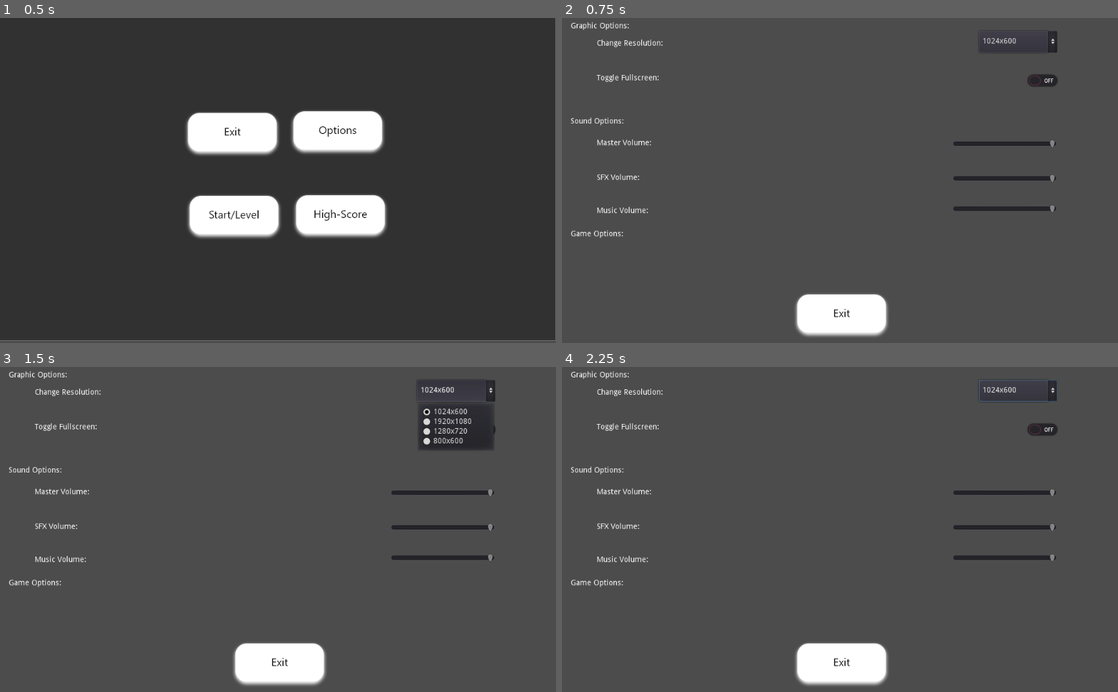
Above: before the commit, frames 1-4 (two rows, left to right).
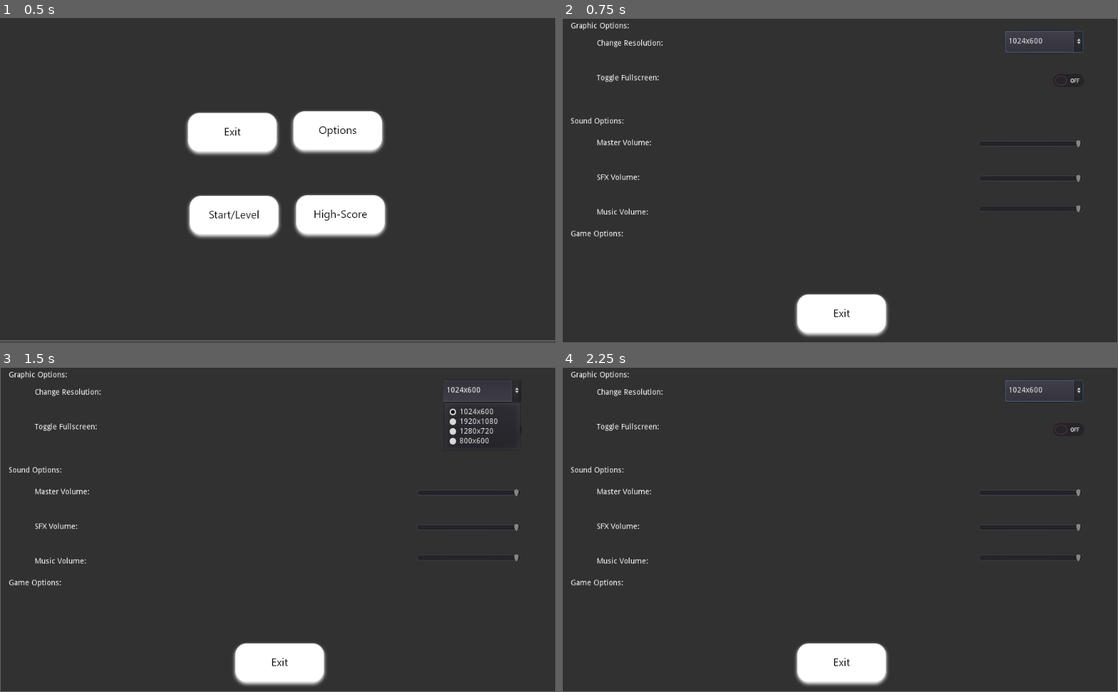
Above: after the commit, the same moments.

Repository: INF19IT2/2d-Jump-n-Run-SE
Game: Godot game, scene res://Scenes/MainScene/MainScene.tscn
The game is run twice, just before and just after one commit, with the same random seed, the same clock (stepped at 60 frames per second) and the same inputs.
Inputs (mouse positions are in pixels of both pictures, inside the frame that each line leads up to; where the layout moved, square brackets give the same spot in the first picture):
- Up to frame 1 (0.5 s): no input
- Up to frame 2 (0.75 s): click (901, 131) at 0.5 s
- Up to frame 3 (1.5 s): click "1024x600" at 1.25 s
- Up to frame 4 (2.25 s): click (890, 666) [840, 666] at 2 s

Frame 1 is identical in both runs. In frame 2, 95% of the frame differs, in the area x 0-100%, y 0-100%; in frame 3, 93%; in frame 4, 95%.

Commit message:
Reworked option menu as Popup

Diff:
--- a/2d-Jump-n-Run-SE/Scenes/MainScene/MainScene.tscn
+++ b/2d-Jump-n-Run-SE/Scenes/MainScene/MainScene.tscn
@@ -6,6 +6,7 @@
 [ext_resource path="res://imagesFiles/Main_Scene/Options_Button.png" type="Texture" id=4]
 [ext_resource path="res://imagesFiles/Main_Scene/StartLevel_Button.png" type="Texture" id=5]
 [ext_resource path="res://Scripts/MainScene_Interaction/MainScene.gd" type="Script" id=6]
+[ext_resource path="res://Scenes/Options/OptionsMenu.tscn" type="PackedScene" id=7]
 
 [node name="MainScene" type="TextureRect"]
 margin_left = -1.26001
@@ -48,6 +49,8 @@
 "_edit_use_anchors_": false
 }
 
+[node name="Options" parent="OptionsButton" instance=ExtResource( 7 )]
+
 [node name="StartLevelButton" type="TextureButton" parent="."]
 margin_left = 341.438
 margin_top = 326.319
--- a/2d-Jump-n-Run-SE/Scenes/Options/OptionsMenu.tscn
+++ b/2d-Jump-n-Run-SE/Scenes/Options/OptionsMenu.tscn
@@ -1,31 +1,41 @@
-[gd_scene load_steps=3 format=2]
+[gd_scene load_steps=4 format=2]
 
 [ext_resource path="res://Scripts/Options/Options.gd" type="Script" id=1]
 [ext_resource path="res://imagesFiles/Main_Scene/Exit_Button.png" type="Texture" id=2]
-
-[node name="Options" type="TextureRect"]
+[ext_resource path="res://imagesFiles/Main_Scene/grey_background.png" type="Texture" id=3]
+
+[node name="Options" type="Popup"]
 anchor_right = 1.0
 margin_bottom = 600.0
+grow_horizontal = 2
+grow_vertical = 2
 script = ExtResource( 1 )
-__meta__ = {
-"_edit_use_anchors_": false
-}
-
-[node name="GraphicOptions" type="Control" parent="."]
+
+[node name="OptionsBackground" type="TextureRect" parent="."]
+anchor_right = 1.001
+anchor_bottom = 1.0
+margin_right = -1.02405
+texture = ExtResource( 3 )
+expand = true
+__meta__ = {
+"_edit_use_anchors_": false
+}
+
+[node name="GraphicOptions" type="Control" parent="OptionsBackground"]
 anchor_top = -0.013
 anchor_right = 1.0
 margin_top = 7.8
 margin_bottom = 184.0
 
-[node name="ResolutionOptions" type="OptionButton" parent="GraphicOptions"]
-anchor_left = 0.754
+[node name="ResolutionOptions" type="OptionButton" parent="OptionsBackground/GraphicOptions"]
+anchor_left = 0.797
 anchor_top = 0.13
-anchor_right = 0.895
+anchor_right = 0.937
 anchor_bottom = 0.348
-margin_left = -4.09601
-margin_top = 0.079998
-margin_right = -4.48004
-margin_bottom = -0.0320053
+margin_left = -0.128052
+margin_top = 0.0800018
+margin_right = 0.511963
+margin_bottom = -0.0320091
 text = "CurrentResolution"
 items = [ "CurrentResolution", null, false, 0, null, "1920x1080", null, false, 1, null, "1280x720", null, false, 2, null, "800x600", null, false, 3, null ]
 selected = 0
@@ -33,45 +43,46 @@
 "_edit_use_anchors_": false
 }
 
-[node name="ResolutionLabel" type="Label" parent="GraphicOptions/ResolutionOptions"]
-anchor_left = -4.889
+[node name="ResolutionLabel" type="Label" parent="OptionsBackground/GraphicOptions/ResolutionOptions"]
+anchor_left = -5.222
 anchor_top = 0.4
-anchor_right = -4.042
+anchor_right = -4.375
 anchor_bottom = 0.8
-margin_left = 0.0160522
-margin_right = 0.0480347
+margin_left = -0.0320435
+margin_top = 9.53674e-07
+margin_right = -6.10352e-05
 margin_bottom = 1.0
 text = "Change Resolution:"
 __meta__ = {
 "_edit_use_anchors_": false
 }
 
-[node name="CheckButton" type="CheckButton" parent="GraphicOptions"]
-anchor_left = 0.828
+[node name="CheckButton" type="CheckButton" parent="OptionsBackground/GraphicOptions"]
+anchor_left = 0.875
 anchor_top = 0.522
-anchor_right = 0.902
+anchor_right = 0.949
 anchor_bottom = 0.739
-margin_left = 0.128052
+margin_left = -6.10352e-05
 margin_top = -0.0480042
-margin_right = 0.352051
+margin_right = 0.223938
 margin_bottom = 0.0240021
 __meta__ = {
 "_edit_use_anchors_": false
 }
 
-[node name="FullscreenLabel" type="Label" parent="GraphicOptions/CheckButton"]
-anchor_left = -10.316
+[node name="FullscreenLabel" type="Label" parent="OptionsBackground/GraphicOptions/CheckButton"]
+anchor_left = -10.947
 anchor_top = 0.2
-anchor_right = -8.803
+anchor_right = -9.434
 anchor_bottom = 0.6
-margin_left = 0.0160522
-margin_right = 0.0280151
+margin_left = -0.0280151
+margin_right = -0.0160522
 text = "Toggle Fullscreen:"
 __meta__ = {
 "_edit_use_anchors_": false
 }
 
-[node name="Label" type="RichTextLabel" parent="GraphicOptions"]
+[node name="Label" type="RichTextLabel" parent="OptionsBackground/GraphicOptions"]
 margin_left = 16.0
 margin_top = 8.0
 margin_right = 144.0
@@ -80,7 +91,7 @@
 bbcode_text = "[b]Graphic Options:[/b]"
 text = "Graphic Options:"
 
-[node name="SoundOptions" type="Control" parent="."]
+[node name="SoundOptions" type="Control" parent="OptionsBackground"]
 anchor_top = 0.307
 anchor_right = 1.0
 anchor_bottom = 0.307
@@ -90,7 +101,7 @@
 "_edit_use_anchors_": false
 }
 
-[node name="SoundOptions" type="RichTextLabel" parent="SoundOptions"]
+[node name="SoundOptions" type="RichTextLabel" parent="OptionsBackground/SoundOptions"]
 margin_left = 16.0
 margin_right = 160.0
 margin_bottom = 40.0
@@ -98,78 +109,78 @@
 bbcode_text = "[b]Sound Options:[/b]"
 text = "Sound Options:"
 
-[node name="MasterSlider" type="HSlider" parent="SoundOptions"]
-anchor_left = 0.703
+[node name="MasterSlider" type="HSlider" parent="OptionsBackground/SoundOptions"]
+anchor_left = 0.75
 anchor_top = 0.2
-anchor_right = 0.891
+anchor_right = 0.937
 anchor_bottom = 0.28
-margin_left = 0.128052
-margin_top = 3.8147e-06
-margin_right = -0.383972
-margin_bottom = 7.62939e-06
+margin_left = -0.00012207
+margin_top = -7.62939e-06
+margin_right = 0.511841
+margin_bottom = -3.8147e-06
 value = 100.0
 
-[node name="MasterLabel" type="Label" parent="SoundOptions/MasterSlider"]
-anchor_left = -3.417
-anchor_right = -2.833
+[node name="MasterLabel" type="Label" parent="OptionsBackground/SoundOptions/MasterSlider"]
+anchor_left = -3.667
+anchor_right = -3.083
 anchor_bottom = 0.875
-margin_left = 0.0639648
+margin_left = 0.0638428
 margin_top = 5.72205e-06
-margin_right = -0.0640259
+margin_right = -0.0640869
 margin_bottom = 4.76837e-06
 text = "Master Volume:"
 
-[node name="SFXSlider" type="HSlider" parent="SoundOptions"]
-anchor_left = 0.703
+[node name="SFXSlider" type="HSlider" parent="OptionsBackground/SoundOptions"]
+anchor_left = 0.75
 anchor_top = 0.52
-anchor_right = 0.891
+anchor_right = 0.937
 anchor_bottom = 0.6
-margin_left = 0.127991
-margin_top = 7.62939e-06
-margin_right = -0.384033
-margin_bottom = 1.52588e-05
+margin_left = -6.10352e-05
+margin_top = -2.28882e-05
+margin_right = 0.511902
+margin_bottom = -7.62939e-06
 value = 100.0
 __meta__ = {
 "_edit_use_anchors_": false
 }
 
-[node name="SFXLabel" type="Label" parent="SoundOptions/SFXSlider"]
-anchor_left = -3.417
-anchor_right = -2.833
+[node name="SFXLabel" type="Label" parent="OptionsBackground/SoundOptions/SFXSlider"]
+anchor_left = -3.667
+anchor_right = -3.083
 anchor_bottom = 0.875
-margin_left = 0.0643311
-margin_right = -0.0636597
+margin_left = 0.0637207
+margin_right = -0.064209
 text = "SFX Volume:"
 
-[node name="MusicSlider" type="HSlider" parent="SoundOptions"]
-anchor_left = 0.703
+[node name="MusicSlider" type="HSlider" parent="OptionsBackground/SoundOptions"]
+anchor_left = 0.75
 anchor_top = 0.8
-anchor_right = 0.891
+anchor_right = 0.937
 anchor_bottom = 0.88
-margin_left = 0.127991
-margin_top = 1.52588e-05
-margin_right = -0.384033
-margin_bottom = 1.52588e-05
+margin_left = -6.10352e-05
+margin_top = -4.57764e-05
+margin_right = 0.511902
+margin_bottom = -4.57764e-05
 value = 100.0
 __meta__ = {
 "_edit_use_anchors_": false
 }
 
-[node name="MusicLabel" type="Label" parent="SoundOptions/MusicSlider"]
-anchor_left = -3.417
-anchor_top = 0.333
-anchor_right = -2.833
+[node name="MusicLabel" type="Label" parent="OptionsBackground/SoundOptions/MusicSlider"]
+anchor_left = -3.667
+anchor_top = 0.5
+anchor_right = -3.083
 anchor_bottom = 1.209
-margin_left = 0.0640259
-margin_top = 0.0159388
-margin_right = -0.0639648
-margin_bottom = -9.34406
+margin_left = 0.0637817
+margin_top = 5.72205e-06
+margin_right = -0.0641479
+margin_bottom = 2.65601
 text = "Music Volume:"
 __meta__ = {
 "_edit_use_anchors_": false
 }
 
-[node name="GameOptions" type="Control" parent="."]
+[node name="GameOptions" type="Control" parent="OptionsBackground"]
 anchor_top = 0.653
 anchor_right = 1.0
 anchor_bottom = 0.653
@@ -179,7 +190,7 @@
 "_edit_use_anchors_": false
 }
 
-[node name="GameOptions" type="RichTextLabel" parent="GameOptions"]
+[node name="GameOptions" type="RichTextLabel" parent="OptionsBackground/GameOptions"]
 anchor_left = 0.016
 anchor_right = 0.203
 anchor_bottom = 0.105
@@ -189,16 +200,16 @@
 margin_bottom = 0.0400286
 text = "Game Options:"
 
-[node name="TextureButton" type="TextureButton" parent="."]
+[node name="TextureButton" type="TextureButton" parent="OptionsBackground"]
 anchor_left = 0.414
 anchor_top = 0.84
 anchor_right = 0.592
 anchor_bottom = 0.84
-margin_left = 0.0639648
+margin_left = -0.350037
 margin_top = -3.05176e-05
-margin_right = -0.208008
-margin_bottom = 90.0
+margin_right = 174.53
+margin_bottom = 90.0001
 texture_normal = ExtResource( 2 )
-[connection signal="item_selected" from="GraphicOptions/ResolutionOptions" to="." method="_on_ResolutionOptions_item_selected"]
-[connection signal="toggled" from="GraphicOptions/CheckButton" to="." method="_on_CheckButton_toggled"]
-[connection signal="pressed" from="TextureButton" to="." method="_on_TextureButton_pressed"]
+[connection signal="item_selected" from="OptionsBackground/GraphicOptions/ResolutionOptions" to="." method="_on_ResolutionOptions_item_selected"]
+[connection signal="toggled" from="OptionsBackground/GraphicOptions/CheckButton" to="." method="_on_CheckButton_toggled"]
+[connection signal="pressed" from="OptionsBackground/TextureButton" to="." method="_on_TextureButton_pressed"]
--- a/2d-Jump-n-Run-SE/Scenes/PauseMenu/PaueMenu.tscn
+++ b/2d-Jump-n-Run-SE/Scenes/PauseMenu/PaueMenu.tscn
@@ -1,7 +1,8 @@
-[gd_scene load_steps=3 format=2]
+[gd_scene load_steps=4 format=2]
 
 [ext_resource path="res://Scripts/PauseMenu/PauseMenu.gd" type="Script" id=1]
 [ext_resource path="res://imagesFiles/Main_Scene/StartLevel_Button.png" type="Texture" id=2]
+[ext_resource path="res://Scenes/Options/OptionsMenu.tscn" type="PackedScene" id=3]
 
 [node name="PauseMenu" type="Popup"]
 pause_mode = 2
@@ -157,6 +158,8 @@
 __meta__ = {
 "_edit_use_anchors_": false
 }
+
+[node name="Options" parent="." instance=ExtResource( 3 )]
 [connection signal="pressed" from="ResumeButton" to="." method="_on_ResumeButton_pressed"]
 [connection signal="pressed" from="RestartButton" to="." method="_on_RestartButton_pressed"]
 [connection signal="pressed" from="OptionsButton" to="." method="_on_OptionsButton_pressed"]
--- a/2d-Jump-n-Run-SE/Scripts/MainScene_Interaction/MainScene.gd
+++ b/2d-Jump-n-Run-SE/Scripts/MainScene_Interaction/MainScene.gd
@@ -28,4 +28,4 @@
 
 
 func _on_OptionsButton_pressed():
-	get_tree().change_scene("res://Scenes/Options/OptionsMenu.tscn")
+	get_node("OptionsButton/Options").popup()
--- a/2d-Jump-n-Run-SE/Scripts/Options/Options.gd
+++ b/2d-Jump-n-Run-SE/Scripts/Options/Options.gd
@@ -1,33 +1,34 @@
-extends Node
+extends Popup
 
 
 var resolutions = [Vector2(),Vector2(1920,1080),Vector2(1280,720),Vector2(800,600)]
 var resolutionDropdown
 # Called when the node enters the scene tree for the first time.
 func _ready():
-	resolutionDropdown = get_node("GraphicOptions/ResolutionOptions")
+	resolutionDropdown = get_node("OptionsBackground/GraphicOptions/ResolutionOptions")
 	var currentResolution = OS.window_size
 	resolutionDropdown.set_item_text(0,String(currentResolution[0]) + "x" + String(currentResolution[1]))
 	resolutions[0] = Vector2(currentResolution[0],currentResolution[1])
 
 
-# Called every frame. 'delta' is the elapsed time since the previous frame.
-#func _process(delta):
-#	pass
-
-
 func _on_ResolutionOptions_item_selected(index):
 	var selectedResolution = resolutions[resolutionDropdown.get_selected_id()]
-	OS.window_size = selectedResolution
+	changeWindowAndPopupSize(selectedResolution)
 
 
 func _on_CheckButton_toggled(button_pressed):
 	if(button_pressed):
-		OS.window_size = OS.get_screen_size()
+		changeWindowAndPopupSize(OS.get_screen_size())
 	else:
-		OS.window_size = resolutions[0]
-	OS.window_borderless = button_pressed
+		changeWindowAndPopupSize(resolutions[0])
 
 
 func _on_TextureButton_pressed():
-	get_tree().change_scene("res://Scenes/MainScene/MainScene.tscn")
+	hide()
+
+
+func changeWindowAndPopupSize(newWindowSize):
+	OS.window_size = newWindowSize
+	OS.center_window()
+	hide()
+	popup_centered(newWindowSize)
--- a/2d-Jump-n-Run-SE/Scripts/PauseMenu/PauseMenu.gd
+++ b/2d-Jump-n-Run-SE/Scripts/PauseMenu/PauseMenu.gd
@@ -12,7 +12,7 @@
 
 func _on_OptionsButton_pressed():
 	# Options
-	get_tree().change_scene("res://Scenes/Options/OptionsMenu.tscn")
+	get_node("Options").popup()
 	get_tree().paused = false
 
 func _on_MainMenuButton_pressed():
Not shown: 1 places in 2d-Jump-n-Run-SE/Scenes/MainScene/MainScene.tscn that only renumber resources
